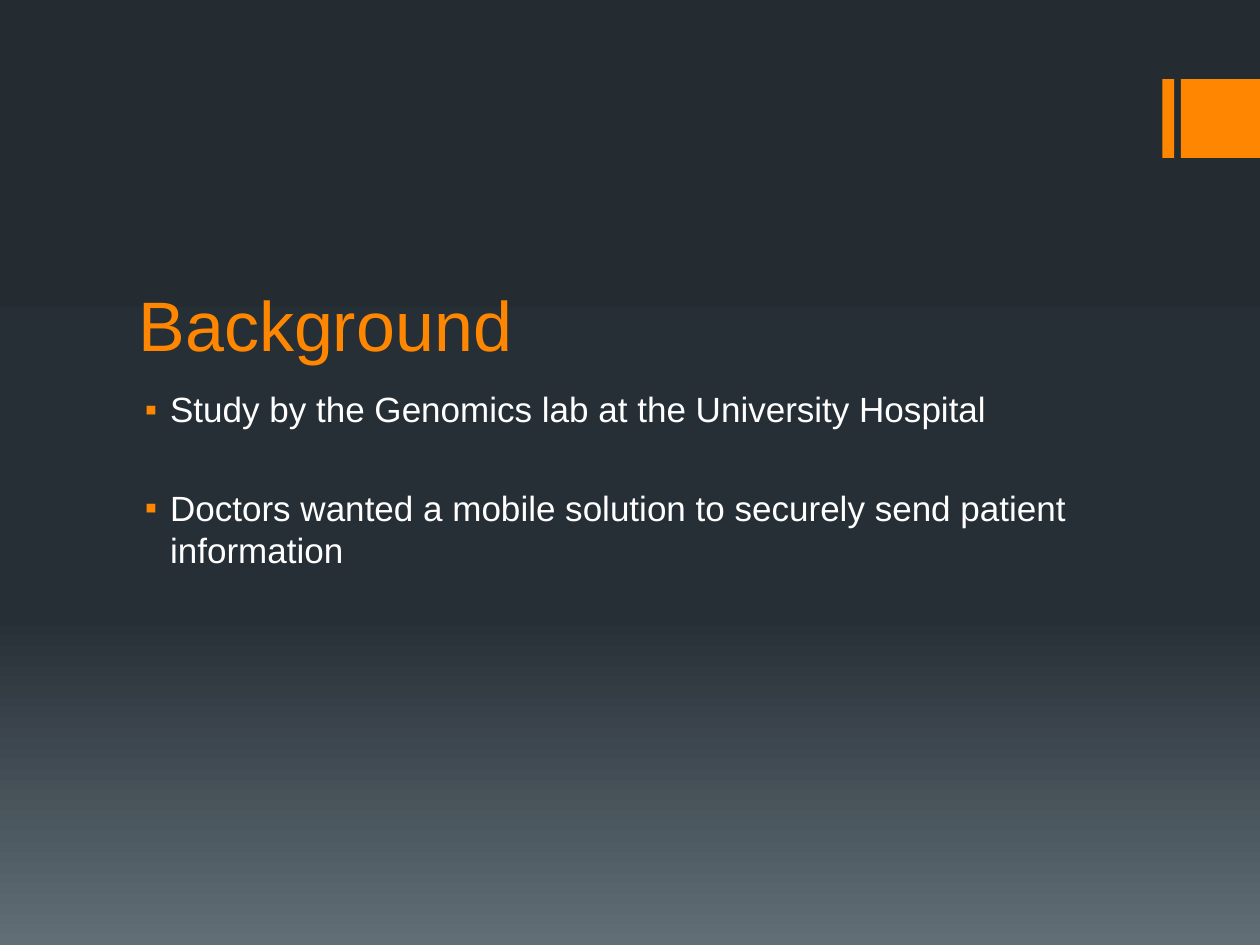
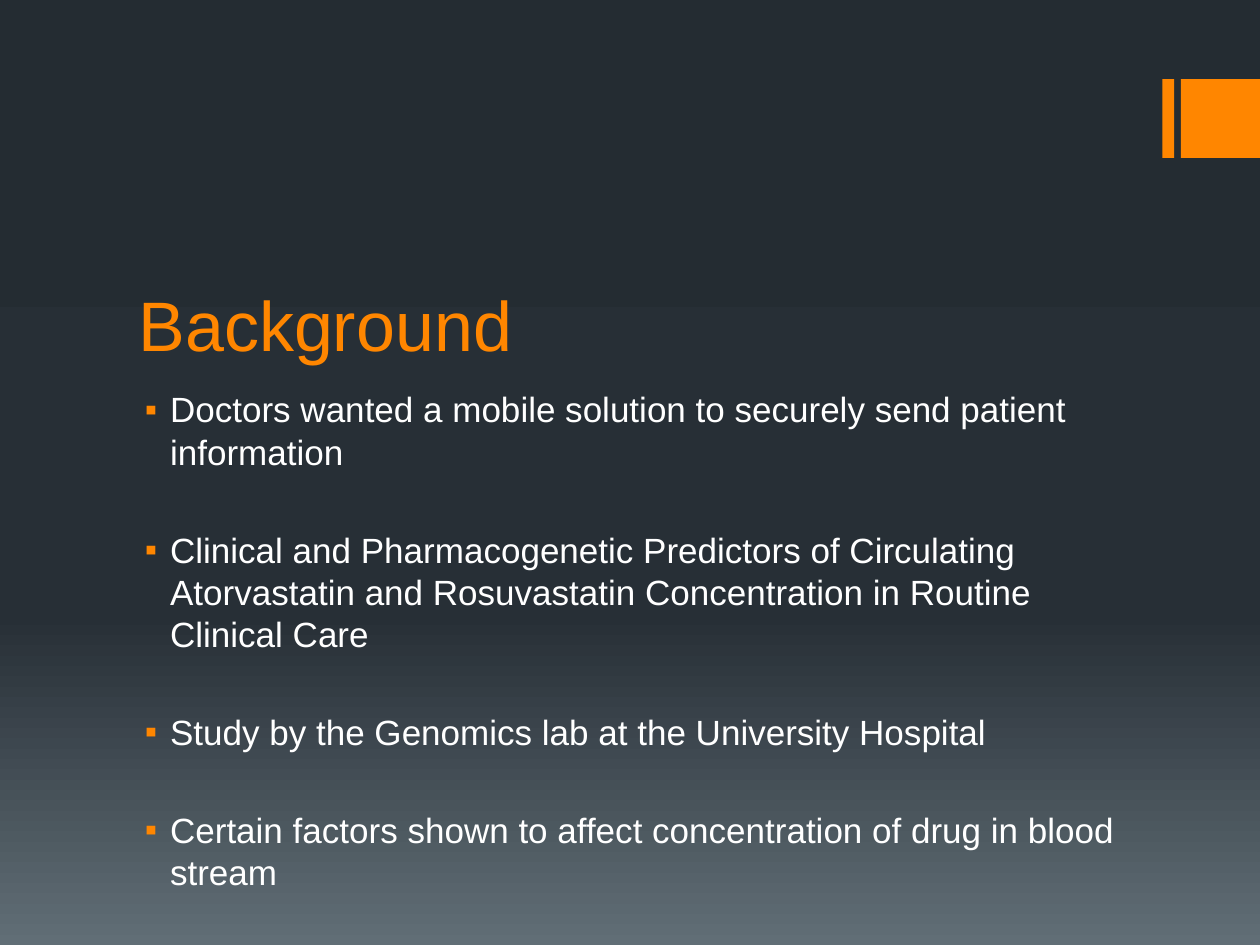
Before and after one commit to ShawnHesch/SAAPI, a slide deck: slide 2 of SAAPI_Walkthrough.pptx. Drawn at 1260x945 pixels with LibreOffice and Linux fonts; fonts in the diff are those of the drawing. Boxes give left, top, right and bottom in pixels: in the first picture for what was removed or moved away, otherwise in the second. Text is boxed around its words. In the diff, an @@ line names an element or a change of style, - is before the commit and + after.

Commit message:
Updated slides
Added to background section

```diff
--- a/SAAPI_Walkthrough.pptx
+++ b/SAAPI_Walkthrough.pptx
@@ text at bbox=[170, 396, 1065, 648]: paragraphs added @@
+▪ Doctors wanted a mobile solution to securely send patient information
+▪ Clinical and Pharmacogenetic Predictors of Circulating Atorvastatin and Rosuvastatin Concentration in Routine Clinical Care
@@ text at bbox=[170, 817, 1114, 886]: text changed @@
-▪ Doctors wanted a mobile solution to securely send patient information
+▪ Certain factors shown to affect concentration of drug in blood stream
```
